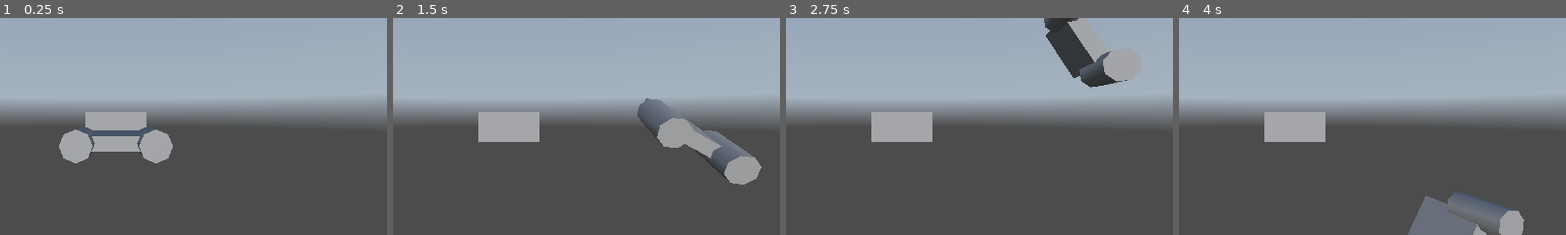
Above: before the commit, frames 1-4 (left to right).
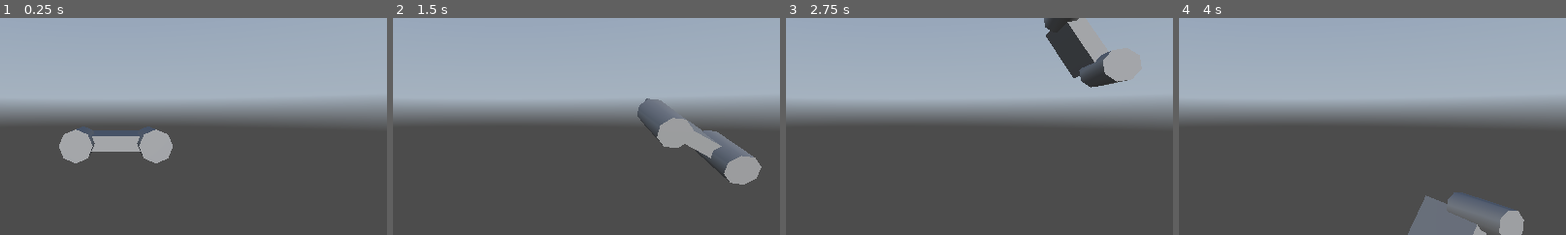
Above: after the commit, the same moments.

Repository: mihaly-nulla/Space-Invaders-Genesis
Game: Godot game, scene res://Assets/Cenas/Space/space.tscn
Two runs of this game, one before a commit and one after it. Both use one fixed random seed, a clock stepped at 60 frames per second and the inputs below. A sky picture missing from this copy of the repository is replaced by a grey-blue gradient.
Inputs:
- Up to frame 1 (0.25 s): no input
- Up to frame 2 (1.5 s): tap Enter at 0.5 s; hold D (move_right) 0.53-1.28 s; hold S (move_down) from 1.28 s (still down)
- Up to frame 3 (2.75 s): release S (move_down) at 2.03 s; hold D (move_right) from 2.03 s (still down)
- Up to frame 4 (4 s): release D (move_right) at 2.78 s; hold W (move_up) 2.78-3.53 s; hold A (move_left) from 3.53 s (still down)
The pictures show only the part of the screen within x 35-85%, y 28-78%; the shares and areas given below are measured in that part.

The runs differ from the first frame. In frame 1, 1.3% of the frame differs, in the area x 22-38%, y 43-52%; in frame 2, 2.2%, in the area x 22-38%, y 43-58%; in frame 3, 2.2%; in frame 4, 2.2%.

Commit message:
:sparkles: feat: Adição de fronteiras para o uso do throttle

Diff:
--- a/Assets/Cenas/Space/space.tscn
+++ b/Assets/Cenas/Space/space.tscn
@@ -13,6 +13,8 @@
 background_mode = 2
 sky = SubResource("Sky_w61hc")
 
+[sub_resource type="WorldBoundaryShape3D" id="WorldBoundaryShape3D_0eikx"]
+
 [node name="Space" type="Node3D"]
 
 [node name="Player" parent="." instance=ExtResource("1_dcpj7")]
@@ -25,5 +27,14 @@
 
 [node name="DirectionalLight3D" type="DirectionalLight3D" parent="."]
 
-[node name="CSGBox3D" type="CSGBox3D" parent="."]
-transform = Transform3D(4.22828, 0, 0, 0, 2.13032, 0, 0, 0, 1, 0, 0, -10.7781)
+[node name="Playfield" type="StaticBody3D" parent="."]
+transform = Transform3D(2, 0, 0, 0, 2, 0, 0, 0, 2, 0, 0, 5.25569)
+collision_layer = 2
+
+[node name="Boundary1" type="CollisionShape3D" parent="Playfield"]
+transform = Transform3D(-1, -8.74228e-08, 3.82137e-15, 0, -4.37114e-08, -1, 8.74228e-08, -1, 4.37114e-08, 0, 0, 0.322437)
+shape = SubResource("WorldBoundaryShape3D_0eikx")
+
+[node name="Boundary2" type="CollisionShape3D" parent="Playfield"]
+transform = Transform3D(1, 0, 0, 0, -4.37114e-08, -1, 0, 1, -4.37114e-08, 0, 0, -14.034)
+shape = SubResource("WorldBoundaryShape3D_0eikx")
--- a/Assets/Modelos/Player.tscn
+++ b/Assets/Modelos/Player.tscn
@@ -8,6 +8,7 @@
 [node name="Player" type="Node3D"]
 
 [node name="PlayerController" type="CharacterBody3D" parent="."]
+collision_mask = 3
 
 [node name="MovementController" type="Node" parent="PlayerController" node_paths=PackedStringArray("player")]
 script = ExtResource("2_wakya")
Not shown: 1 places in Assets/Cenas/Space/space.tscn that only renumber resources
